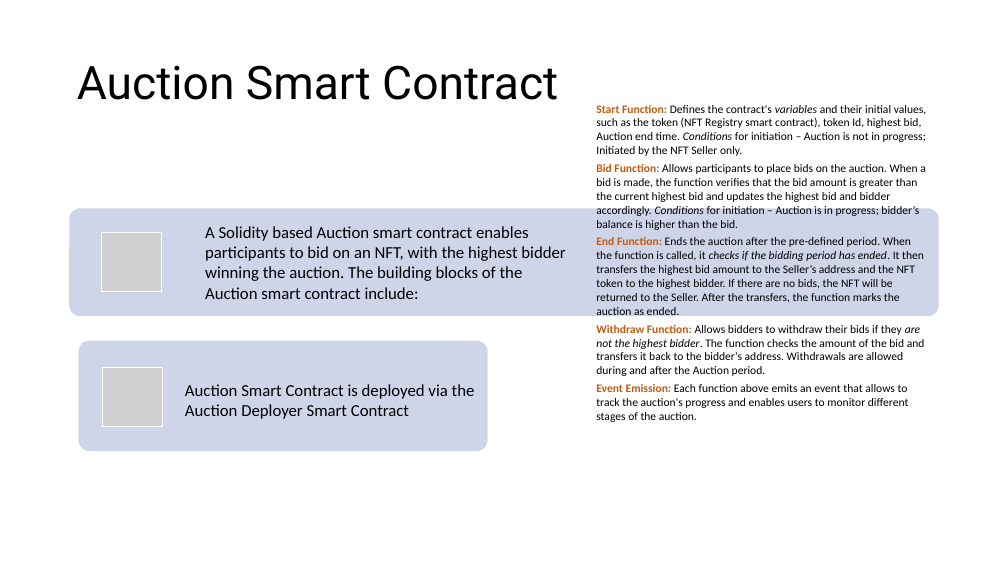
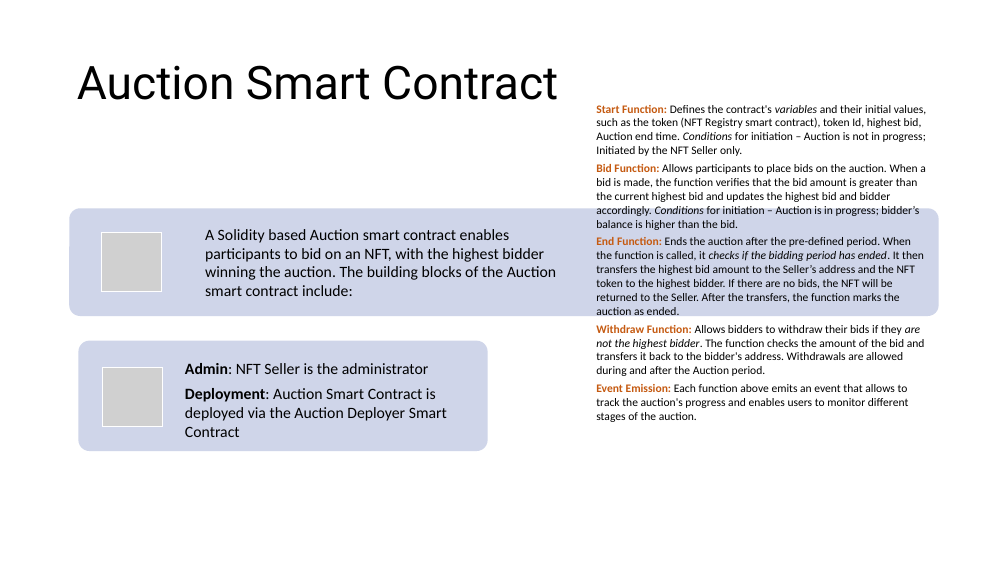
Before and after one commit to BorisDudkin/FinTech_Project_3_Digital_Art, a slide deck: slide 3 of Digital Art Solutions.pptx. Drawn at 1008x567 pixels with LibreOffice and Linux fonts; fonts in the diff are those of the drawing; grey boxes stand for pictures. Boxes give left, top, right and bottom in pixels: in the first picture for what was removed or moved away, otherwise in the second. Text is boxed around its words. In the diff, an @@ line names an element or a change of style, - is before the commit and + after.

Commit message:
auction slide updated

```diff
--- a/Digital Art Solutions.pptx
+++ b/Digital Art Solutions.pptx
@@ text "A Solidity based Auction smart ..." at [205, 229, 556, 296]: size 16 to 15 pt @@
@@ text at [185, 363, 447, 437]: text changed; size 16 to 15 pt @@
-Auction Smart Contract is deployed via the Auction Deployer Smart Contract
+Admin: NFT Seller is the administrator
+Deployment: Auction Smart Contract is deployed via the Auction Deployer Smart Contract
```
Also in this commit, not shown: 1 other slide changed.
